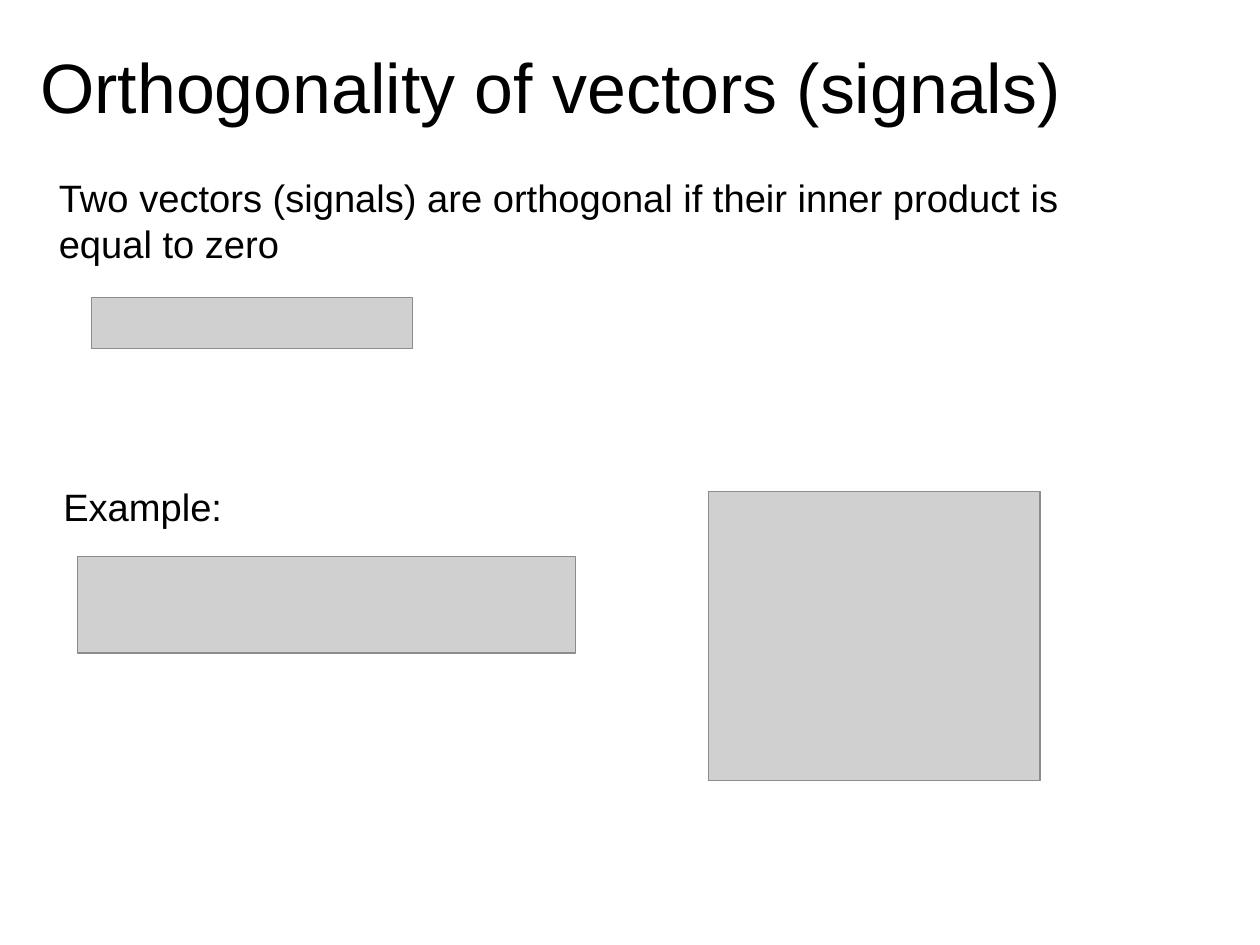
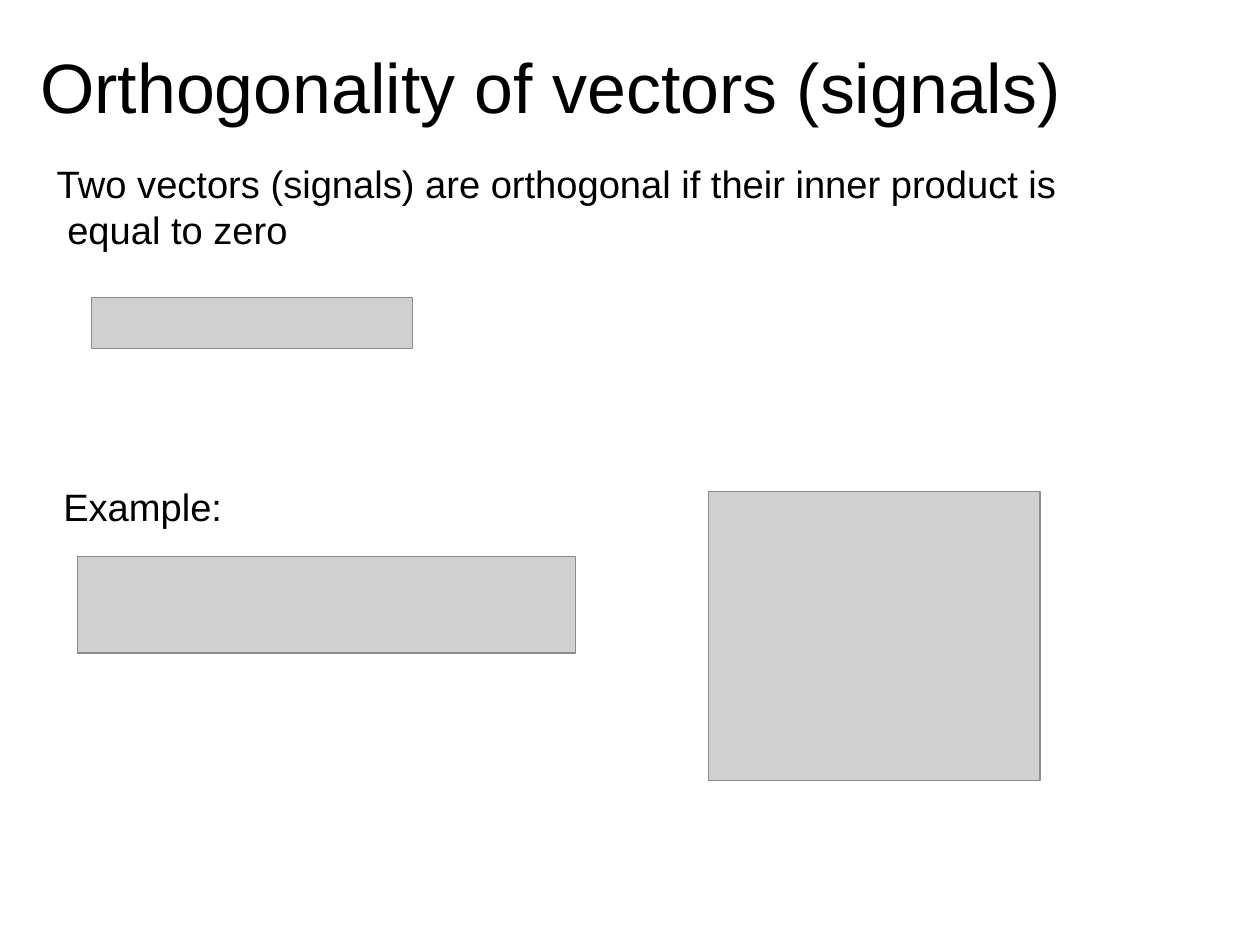
Before and after one commit to MTG/sms-tools, a slide deck: slide 11 of teaching-material/slides/1-Introduction/1-Basic-mathematics.odp. Drawn at 1260x945 pixels with LibreOffice and Linux fonts; fonts in the diff are those of the drawing; grey boxes stand for pictures. Boxes give left, top, right and bottom in pixels: in the first picture for what was removed or moved away, otherwise in the second. Text is boxed around its words. In the diff, an @@ line names an element or a change of style, - is before the commit and + after.

```diff
--- a/teaching-material/slides/1-Introduction/1-Basic-mathematics.odp
+++ b/teaching-material/slides/1-Introduction/1-Basic-mathematics.odp
@@ text "Two vectors (signals) are orthogonal ...": place and size @@
-text "Two vectors (signals) are orthogonal ..." at box(59, 184, 1059, 266)
+text "Two vectors (signals) are orthogonal ..." at box(57, 170, 1056, 252)
```
Also in this commit, not shown: 6 other slides changed, 18 other files.
